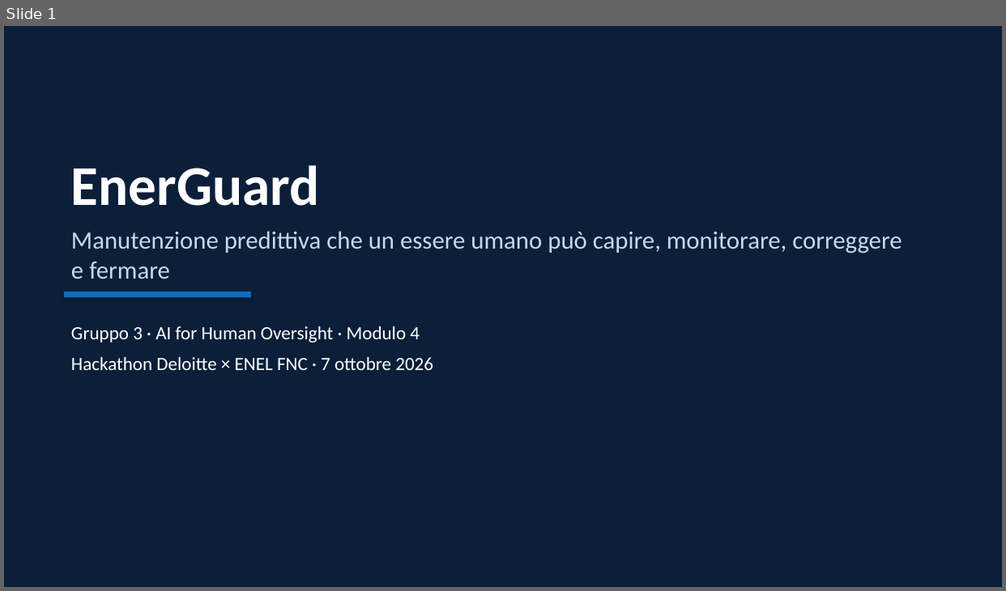
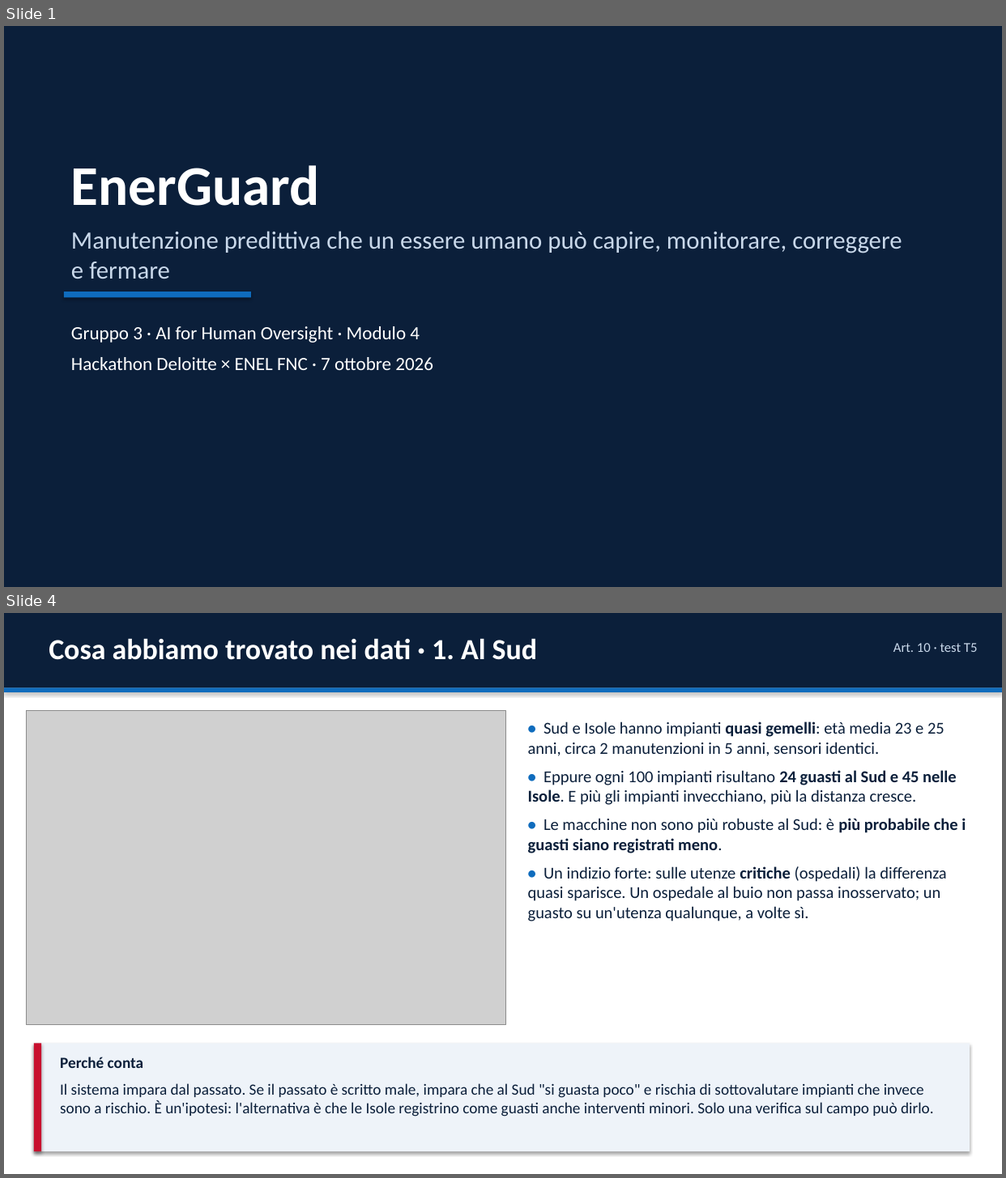
Before and after one commit to GuidoMerliniEnel/ai-act-hackaton, a slide deck: consegna/EnerGuard_Presentazione.pptx. Shown one above the other, each under a label of ours: slide 1 before the commit, slides 1 and 4 after it; the slides between them are not shown. The pictures are 1006x591 and 1006x1178 pixels, drawn with LibreOffice and Linux fonts; fonts in the diff are those of the drawing; grey boxes stand for pictures. Boxes give left, top, right and bottom in pixels: in the first picture for what was removed or moved away, otherwise in the second. Text is boxed around its words. In the diff, an @@ line names an element or a change of style, - is before the commit and + after.

```diff
--- a/consegna/EnerGuard_Presentazione.pptx
+++ b/consegna/EnerGuard_Presentazione.pptx
@@ slide 4 added at [4,613,1002,1174], background #FFFFFF @@
@@ rectangle added at [4,613,1002,688], fill #0B1F3A @@
@@ text added at [49,638,537,660], 28 pt, text #FFFFFF, bold @@
+Cosa abbiamo trovato nei dati · 1. Al Sud
@@ text added at [893,643,978,652], 13 pt, text #C9D8EA @@
+Art. 10 · test T5
@@ rectangle added at [4,688,1002,692], fill #0F6CBD @@
@@ picture added at [27,710,505,1025] @@
@@ text added at [528,722,965,922], 16 pt, text #0B1F3A @@
+• Sud e Isole hanno impianti quasi gemelli: età media 23 e 25 anni, circa 2 manutenzioni in 5 anni, sensori identici.
+• Eppure ogni 100 impianti risultano 24 guasti al Sud e 45 nelle Isole. E più gli impianti invecchiano, più la distanza cresce.
+• Le macchine non sono più robuste al Sud: è più probabile che i guasti siano registrati meno.
+• Un indizio forte: sulle utenze critiche (ospedali) la differenza quasi sparisce. Un ospedale al buio non passa inosservato; un guasto su un'utenza qualunque, a volte sì.
@@ rectangle added at [34,1043,970,1152], fill #EEF3F9 @@
@@ rectangle added at [34,1043,41,1152], fill #C8102E @@
@@ text added at [60,1057,934,1117], 15 pt, text #0B1F3A @@
+Perché conta
+Il sistema impara dal passato. Se il passato è scritto male, impara che al Sud "si guasta poco" e rischia di sottovalutare impianti che invece sono a rischio. È un'ipotesi: l'alternativa è che le Isole registrino come guasti anche interventi minori. Solo una verifica sul campo può dirlo.
```
Also in this commit, not shown: 5 slides changed, 10 other slides added, 9 slides removed, 5 other files.
